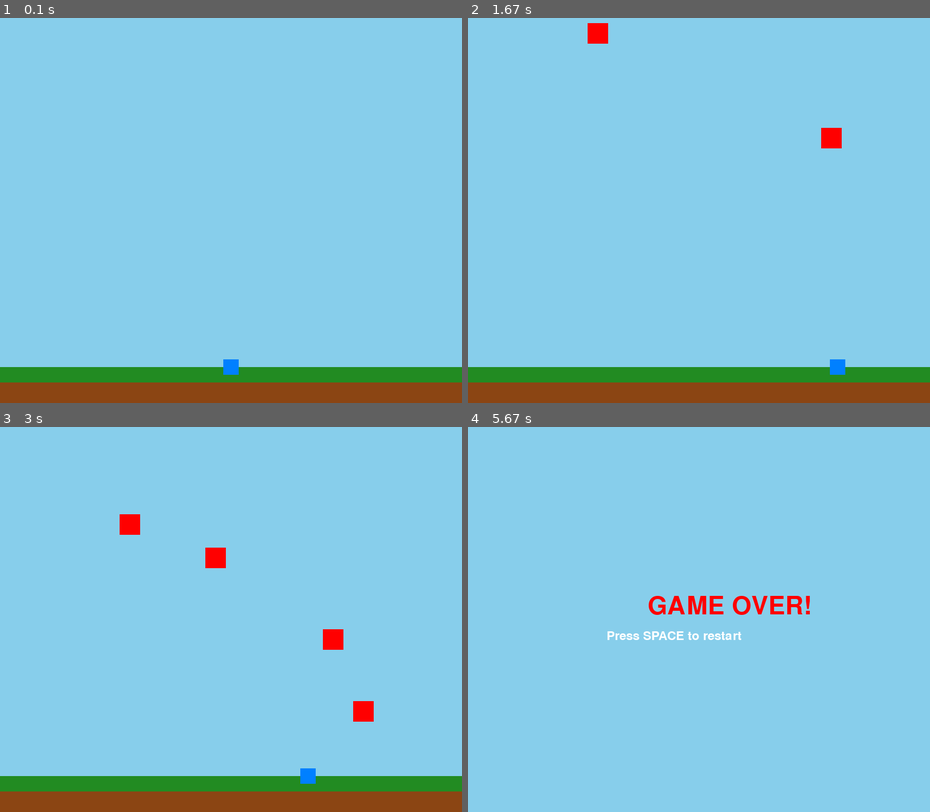
Above: before the commit, frames 1-4 (two rows, left to right).
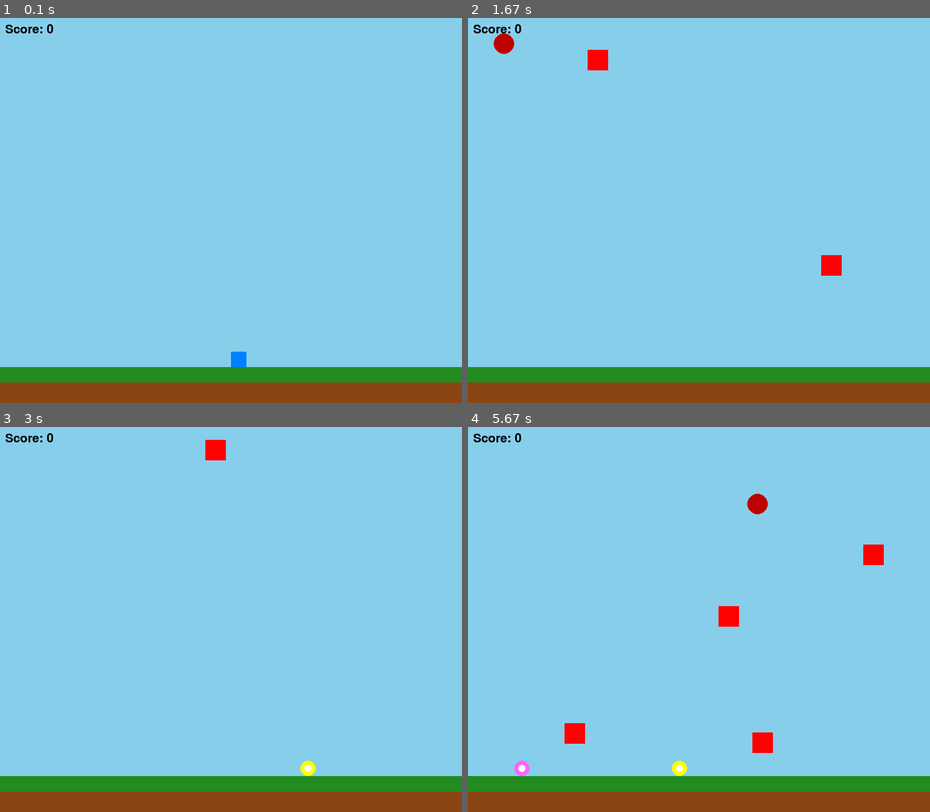
Above: after the commit, the same moments.

Repository: rileyanderssen/PygameFallingObjects
Game: pygame game, started from main.py
The game is run twice, just before and just after one commit, with the same random seed, the same clock (stepped at 60 frames per second) and the same inputs.
Inputs:
- Up to frame 1 (0.1 s): no input
- Up to frame 2 (1.67 s): hold Right 0.33-0.8 s; hold Right 0.83-1.3 s; hold Left from 1.33 s (still down)
- Up to frame 3 (3 s): release Left at 1.87 s; hold Left 1.9-2.3 s; tap Space at 2.33 s; hold Right from 2.67 s (still down)
- Up to frame 4 (5.67 s): release Right at 3.3 s; hold Left 3.33-3.8 s; hold Right 3.83-4.3 s; hold Right 4.33-4.8 s

The runs differ from the first frame. In frame 1, 0.3% of the frame differs, in the area x 1-54%, y 1-93%; in frame 2, 1.4%; in frame 3, 1.5%; in frame 4, 12%, in the area x 0-100%, y 1-100%.

Commit message:
Started scoring system and power up

Diff:
--- a/main.py
+++ b/main.py
@@ -3,6 +3,10 @@
 from player import Player
 from objects.falling_rectangle import FallingRetangle
 from objects.falling_object import FallingObject
+from objects.falling_circle import FallingCircle
+from power_up.power_up import PowerUp
+from power_up.slow_motion import SlowMotion
+from power_up.point import Point
 
 pygame.init()
 
@@ -11,7 +15,7 @@
 BLACK = (0, 0, 0)
 WHITE = (255, 255, 255)
 RED = (255, 0, 0)
-PLAYER_Y = 680
+PLAYER_Y = 650
 
 font = pygame.font.Font(None, 36)
 large_font = pygame.font.Font(None, 72)
@@ -23,10 +27,24 @@
 player = Player(WIDTH, HEIGHT, PLAYER_Y)
 
 falling_objects: list[FallingObject] = []
+power_up: PowerUp = None
+point: PowerUp = None
+
 spawn_timer = 0
-SPAWN_INTERVAL = 300
+SPAWN_INTERVAL = 600
+
+circle_spawn_timer = 0
+SPAWN_CIRCLE_INTERVAL = 800
+
+power_up_spawn_timer = 0
+POWER_UP_SPAWN_INTERVAL = 3000
+
+point_spawn_timer = 0
+POINT_SPAWN_INTERVAL = 2500
 
 clock = pygame.time.Clock()
+
+score = 0
 
 running = True
 while running:
@@ -39,15 +57,34 @@
             if event.key == pygame.K_SPACE:
                 falling_objects = []
                 spawn_timer = 0
+                circle_spawn_timer = 0
                 game_over = False
+                score = 0
+                point = None
+                power_up = None
 
     screen.fill(SKY_BLUE)
 
     if not game_over:
         spawn_timer += dt
+        circle_spawn_timer += dt
+        power_up_spawn_timer += dt
+        point_spawn_timer += dt
         if spawn_timer >= SPAWN_INTERVAL:
             falling_objects.append(FallingRetangle(WIDTH))
             spawn_timer = 0
+
+        if power_up_spawn_timer >= POWER_UP_SPAWN_INTERVAL:
+            power_up = SlowMotion(WIDTH, PLAYER_Y)
+            power_up_spawn_timer = 0
+
+        if circle_spawn_timer >= SPAWN_CIRCLE_INTERVAL:
+            falling_objects.append(FallingCircle(WIDTH))
+            circle_spawn_timer = 0
+
+        if point_spawn_timer >= POINT_SPAWN_INTERVAL:
+            point = Point(WIDTH, PLAYER_Y)
+            point_spawn_timer = 0
 
         for obj in falling_objects[:]:
             obj.update()
@@ -62,10 +99,23 @@
         keys = pygame.key.get_pressed()
         player.move(keys)
 
-        pygame.draw.rect(screen, (34, 139, 34), (0, PLAYER_Y, WIDTH, HEIGHT - PLAYER_Y))
-        pygame.draw.rect(screen, (139, 69, 19), (0, PLAYER_Y + 30, WIDTH, HEIGHT - PLAYER_Y))
+        pygame.draw.rect(screen, (34, 139, 34), (0, PLAYER_Y + player.size, WIDTH, HEIGHT - PLAYER_Y))
+        pygame.draw.rect(screen, (139, 69, 19), (0, PLAYER_Y + player.size + 30, WIDTH, HEIGHT - PLAYER_Y))
 
         player.draw(screen)
+
+        if power_up:
+            power_up.draw(screen)
+
+            if power_up.check_collision(player):
+                power_up = None
+
+        if point:
+            point.draw(screen)
+
+            if point.check_collision(player):
+                score += 1
+                point = None
 
     if game_over:
         game_over_text = large_font.render("GAME OVER!", True, RED)
@@ -73,9 +123,11 @@
         screen.blit(game_over_text, (WIDTH // 2 - 100, HEIGHT // 2 - 50))
         screen.blit(restart_text, (WIDTH // 2 - 180, HEIGHT // 2 + 20))
 
+    score_text = font.render(f"Score: {score}", True, BLACK)
+    screen.blit(score_text, (10, 10))
+
 
     pygame.display.flip()
-    clock.tick(60)
 
 pygame.quit()
 sys.exit()
--- /dev/null
+++ b/objects/falling_circle.py
@@ -0,0 +1,13 @@
+import random
+from objects.falling_object import FallingObject
+
+class FallingCircle(FallingObject):
+    def __init__(self, screen_width):
+        x = random.randint(0, screen_width - 40)
+        self.radius = 20
+
+        super().__init__(x, -50, self.radius * 2, self.radius * 2, (190, 0, 0), "circle")
+        self.fall_speed = 20
+
+    def update(self):
+        self.y += self.fall_speed
--- a/objects/falling_object.py
+++ b/objects/falling_object.py
@@ -1,19 +1,38 @@
 import pygame
 from player import Player
+import math
 
 class FallingObject:
-    def __init__(self, x, y, width, height, color):
+    def __init__(self, x, y, width, height, color, shape="rect"):
         self.x = x
         self.y = y
         self.width = width
         self.height = height
         self.color = color
+        self.shape = shape
 
     def draw(self, screen):
-        pygame.draw.rect(screen, self.color, (self.x, self.y, self.width, self.height))
+        if self.shape == "circle":
+            radius = self.width // 2
+            center_x = int(self.x + radius)
+            center_y = int(self.y + radius)
+            pygame.draw.circle(screen, self.color, (center_x, center_y), radius)
+        else:
+            pygame.draw.rect(screen, self.color, (self.x, self.y, self.width, self.height))
 
     def check_collision(self, player: Player):
-        obj_rect = pygame.Rect(self.x, self.y, self.width, self.height)
-        player_rect = pygame.Rect(player.x, player.y, player.size, player.size)
+        if self.shape == "circle":
+            radius = self.width // 2
+            circle_center_x = self.x + radius
+            circle_center_y = self.y + radius
 
-        return obj_rect.colliderect(player_rect)
+            closest_x = max(player.x, min(circle_center_x, player.x + player.size))
+            closest_y = max(player.y, min(circle_center_y, player.y + player.size))
+
+            distance = math.sqrt((circle_center_x - closest_x)**2 + (circle_center_y - closest_y)**2)
+
+            return distance < radius
+        else:
+            obj_rect = pygame.Rect(self.x, self.y, self.width, self.height)
+            player_rect = pygame.Rect(player.x, player.y, player.size, player.size)
+            return obj_rect.colliderect(player_rect)
--- a/objects/falling_rectangle.py
+++ b/objects/falling_rectangle.py
@@ -1,4 +1,3 @@
-import pygame
 import random
 from objects.falling_object import FallingObject
 
--- a/player.py
+++ b/player.py
@@ -19,8 +19,8 @@
 
     def draw(self, screen):
         rect = pygame.Rect(
-            self.x - self.size // 2,
-            self.y - self.size // 2,
+            self.x,
+            self.y,
             self.size,
             self.size
         )
--- /dev/null
+++ b/power_up/point.py
@@ -0,0 +1,8 @@
+import random
+from power_up.power_up import PowerUp
+
+class Point(PowerUp):
+    def __init__(self, screen_width, spawn_height):
+        x = random.randint(0, screen_width - 40)
+
+        super().__init__(x, spawn_height, (255, 255, 0))
--- /dev/null
+++ b/power_up/power_up.py
@@ -0,0 +1,28 @@
+import pygame
+from player import Player
+import math
+
+class PowerUp:
+    def __init__(self, x, y, color):
+        self.x = x
+        self.y = y
+        self.color = color
+        self.size = 30
+
+    def draw(self, screen):
+        center_x = self.x + self.size // 2
+        center_y = self.y + self.size // 2
+
+        pygame.draw.circle(screen, self.color, (center_x, center_y), self.size // 2)
+        pygame.draw.circle(screen, (255, 255, 255), (center_x, center_y), self.size // 4)
+
+    def check_collision(self, player: Player):
+        center_x = self.x + self.size // 2
+        center_y = self.y + self.size // 2
+
+        closest_x = max(player.x, min(center_x, player.x + player.size))
+        closest_y = max(player.y, min(center_y, player.y + player.size))
+
+        distance = math.sqrt((center_x - closest_x)**2 + (center_y - closest_y)**2)
+
+        return distance < self.size // 2
--- /dev/null
+++ b/power_up/slow_motion.py
@@ -0,0 +1,9 @@
+import pygame
+import random
+from power_up.power_up import PowerUp
+
+class SlowMotion(PowerUp):
+    def __init__(self, screen_width, spawn_height):
+        x = random.randint(0, screen_width - 40)
+
+        super().__init__(x, spawn_height, (255, 100, 255))
Not shown, added: notes.txt
